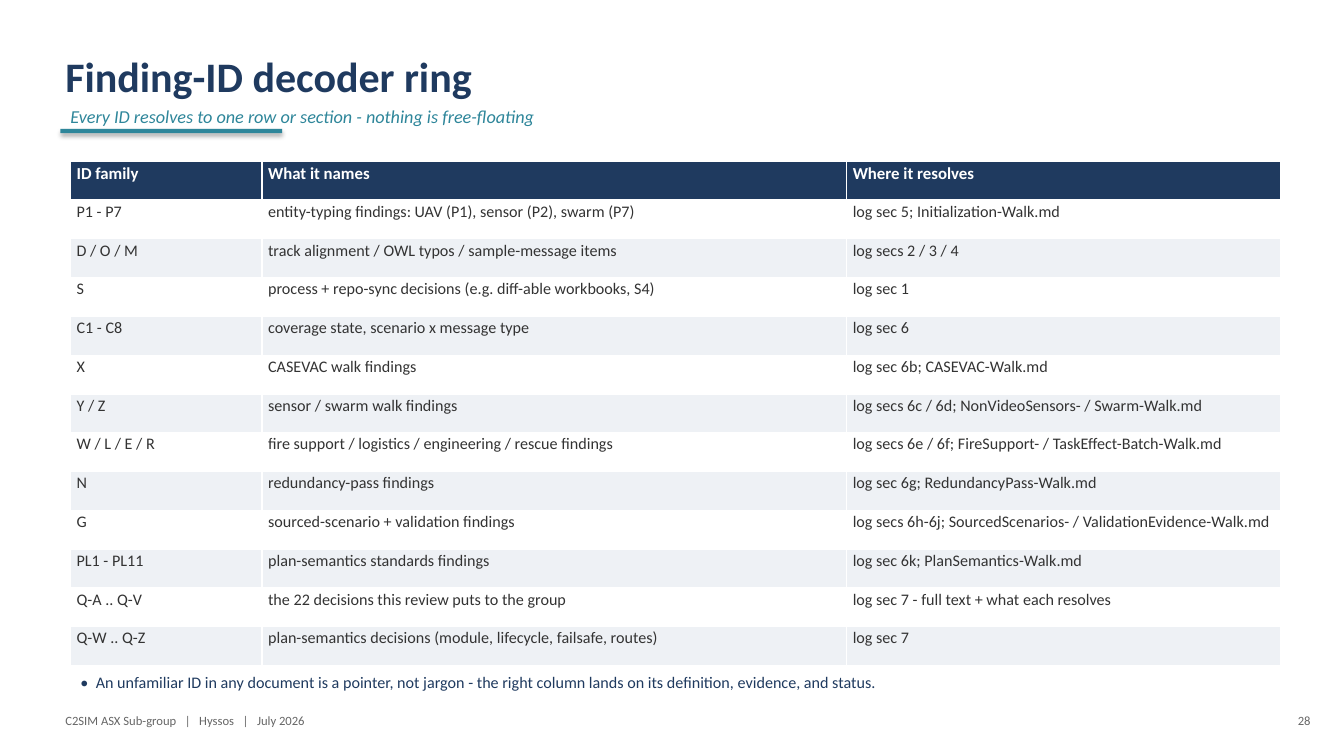
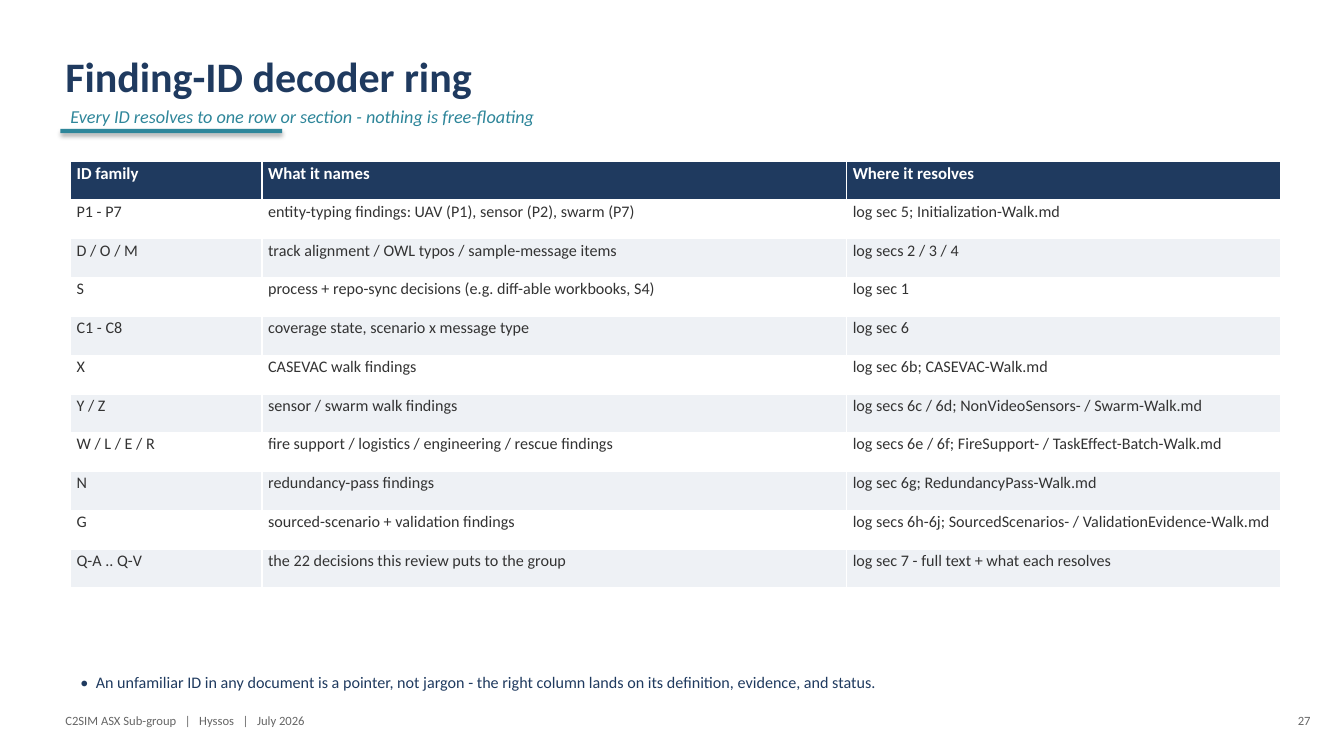
Before and after one commit to hyssostech/C2SIMArtifacts, a slide deck: slide 27 of Subgroups/ASX/InstantiationReview/ASX-Instantiation-Findings.pptx (slide 28 before the commit). Drawn at 1344x756 pixels with LibreOffice and Linux fonts; fonts in the diff are those of the drawing. Boxes give left, top, right and bottom in pixels: in the first picture for what was removed or moved away, otherwise in the second. Text is boxed around its words. In the diff, an @@ line names an element or a change of style, - is before the commit and + after.

```diff
--- a/Subgroups/ASX/InstantiationReview/ASX-Instantiation-Findings.pptx
+++ b/Subgroups/ASX/InstantiationReview/ASX-Instantiation-Findings.pptx
@@ table at [71,161,1280,589] @@
-row 11: PL1 - PL11 | plan-semantics standards findings | log sec 6k; PlanSemantics-Walk.md
-row 13: Q-W .. Q-Z | plan-semantics decisions (module, lifecycle, failsafe, routes) | log sec 7
@@ text at [1298,717,1311,725]: text changed @@
-28
+27
```
Also in this commit, not shown: 5 other slides changed, 1 slide removed, 6 other files.
